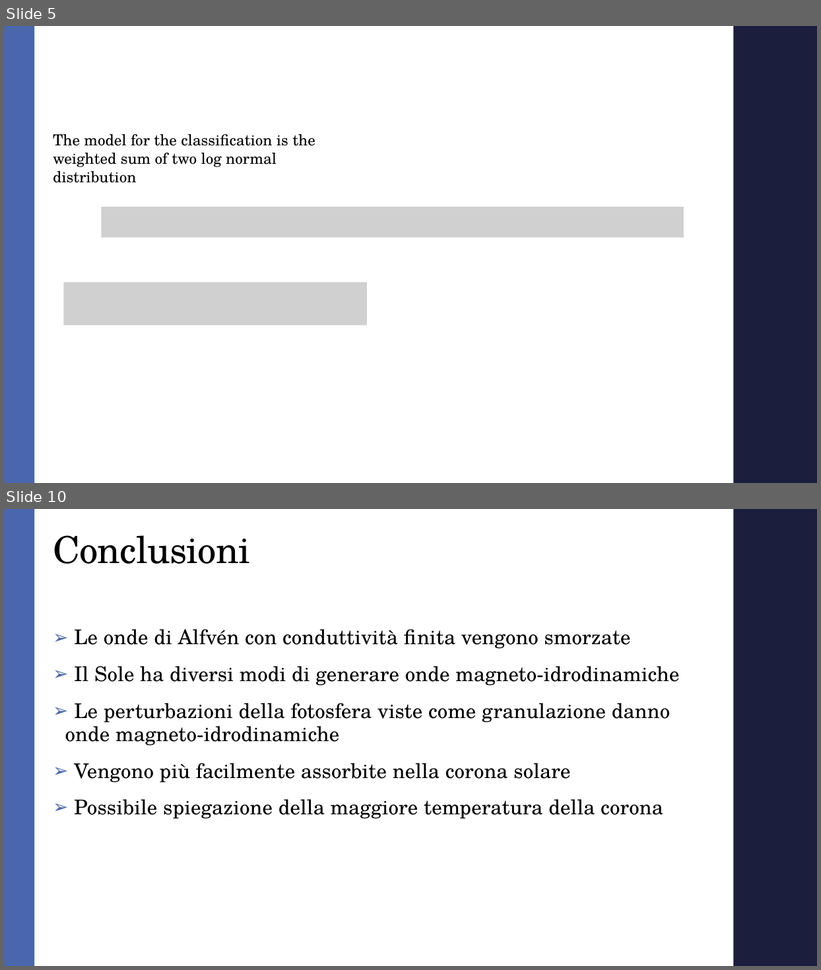
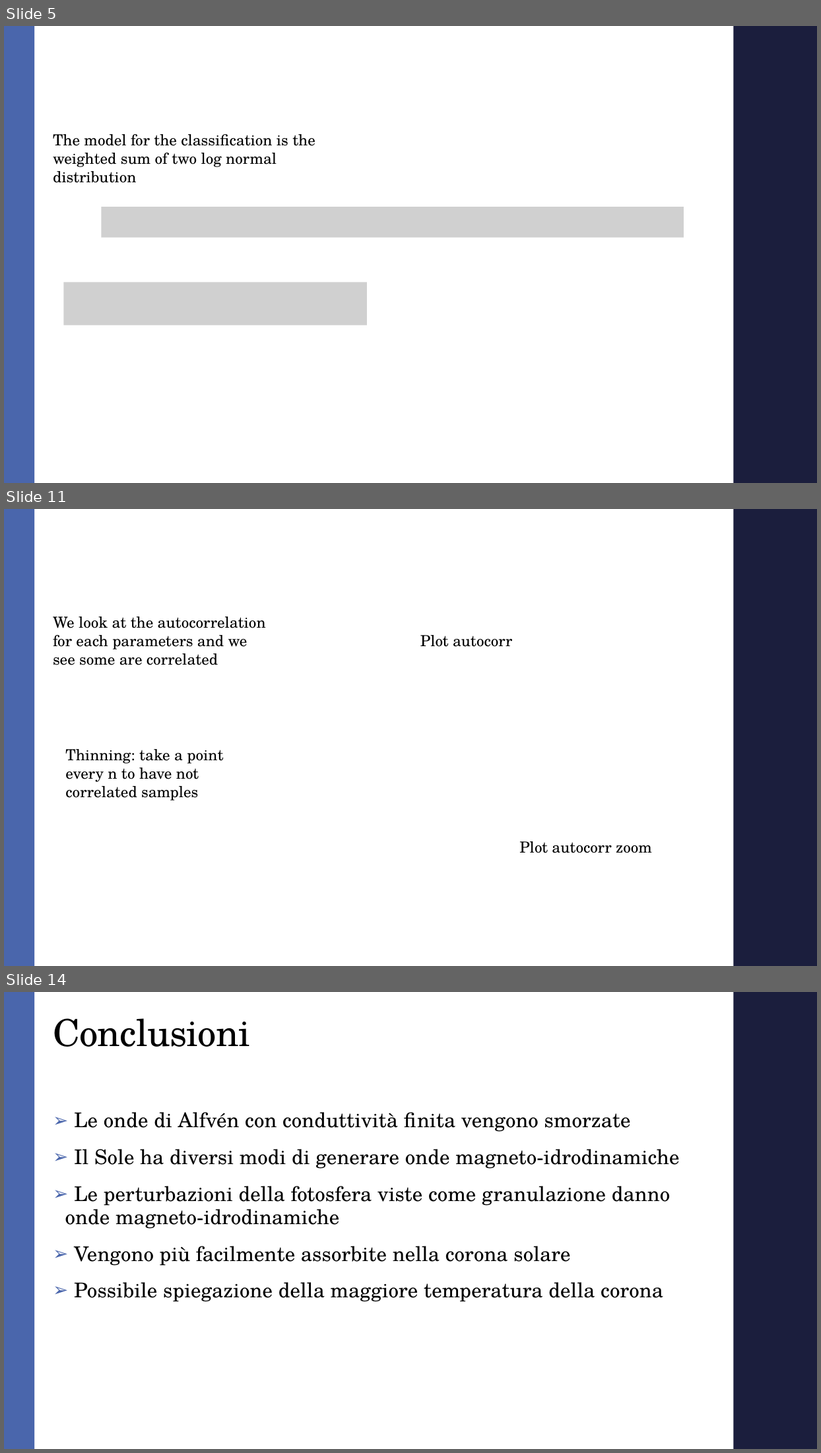
Before and after one commit to AndreaMarcone01/Bayesian_exam, a slide deck: Seminar.pptx. Shown one above the other, each under a label of ours: slides 5 and 10 before the commit, slides 5, 11 and 14 after it; the slides between them are not shown. The pictures are 821x970 and 821x1453 pixels, drawn with LibreOffice and Linux fonts; fonts in the diff are those of the drawing; grey boxes stand for pictures; background and template pictures are left out. Boxes give left, top, right and bottom in pixels: in the first picture for what was removed or moved away, otherwise in the second. Text is boxed around its words. In the diff, an @@ line names an element or a change of style, - is before the commit and + after.

```diff
--- a/Seminar.pptx
+++ b/Seminar.pptx
@@ slide 11 added at (x1=4, y1=509, x2=817, y2=966), background #FFFFFF; not listed: 2 template elements that a slide beside it also shows @@
@@ text added at (x1=53, y1=617, x2=266, y2=665), 18 pt, text #000000 @@
+We look at the autocorrelation for each parameters and we see some are correlated
@@ text added at (x1=420, y1=635, x2=512, y2=647), 18 pt, text #000000 @@
+Plot autocorr
@@ text added at (x1=65, y1=749, x2=223, y2=801), 18 pt, text #000000 @@
+Thinning: take a point every n to have not correlated samples
@@ text added at (x1=519, y1=842, x2=652, y2=854), 18 pt, text #000000 @@
+Plot autocorr zoom
@@ what was slide 10 is now slide 14 @@
```
Also in this commit, not shown: 2 slides changed, 4 other slides added, 1 slide removed, 16 other files.
